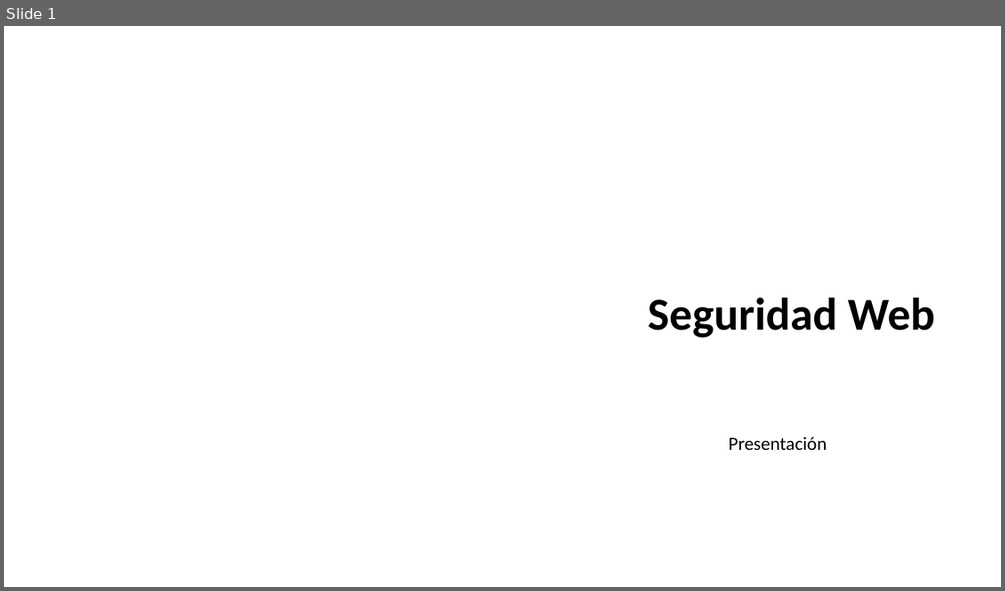
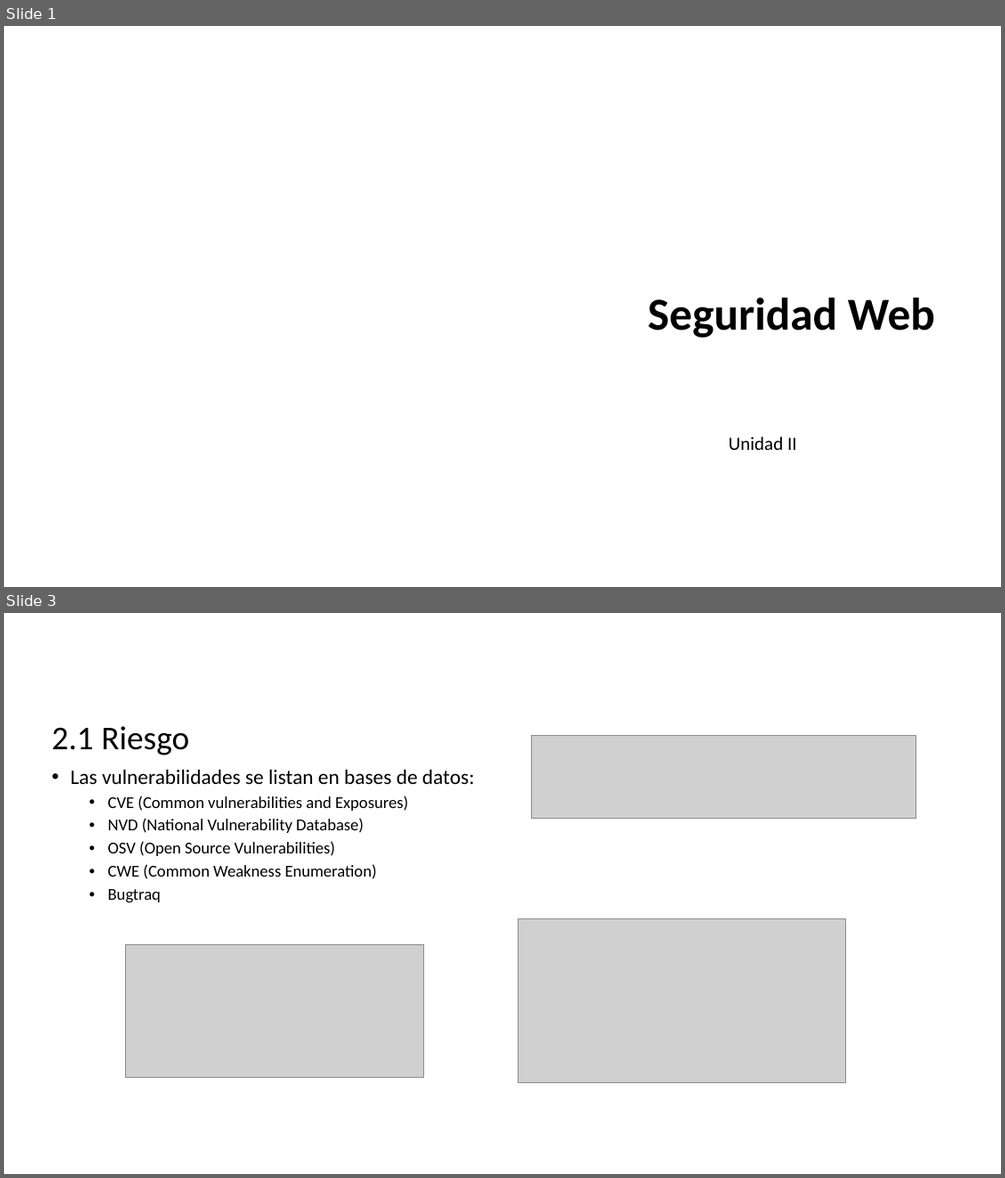
Before and after one commit to dcevallossalas/ITQ, a slide deck: Clases/Unidad2.pptx. Shown one above the other, each under a label of ours: slide 1 before the commit, slides 1 and 3 after it; the slides between them are not shown. The pictures are 1005x591 and 1005x1178 pixels, drawn with LibreOffice and Linux fonts; fonts in the diff are those of the drawing; grey boxes stand for pictures; background and template pictures are left out. Boxes give left, top, right and bottom in pixels: in the first picture for what was removed or moved away, otherwise in the second. Text is boxed around its words. In the diff, an @@ line names an element or a change of style, - is before the commit and + after.

Commit message:
Unidad 2
Unidad 2

```diff
--- a/Clases/Unidad2.pptx
+++ b/Clases/Unidad2.pptx
@@ slide 3 added at box(4, 613, 1001, 1174), background picture (left out) @@
@@ title added at box(52, 726, 189, 755), 32 pt, text #000000 @@
+2.1 Riesgo
@@ picture added at box(531, 735, 915, 818) @@
@@ text added at box(71, 769, 475, 903), 16 pt, text #000000 @@
+• Las vulnerabilidades se listan en bases de datos:
+  • CVE (Common vulnerabilities and Exposures)
+  • NVD (National Vulnerability Database)
+  • OSV (Open Source Vulnerabilities)
+  • CWE (Common Weakness Enumeration)
+  • Bugtraq
@@ picture added at box(518, 919, 846, 1083) @@
@@ picture added at box(126, 944, 424, 1078) @@
@@ slide 1 changed as well @@
@@ text at box(728, 436, 797, 450): text changed @@
-Presentación
+Unidad II
```
Also in this commit, not shown: 11 other slides added, 1 slide removed, 5 other files.
